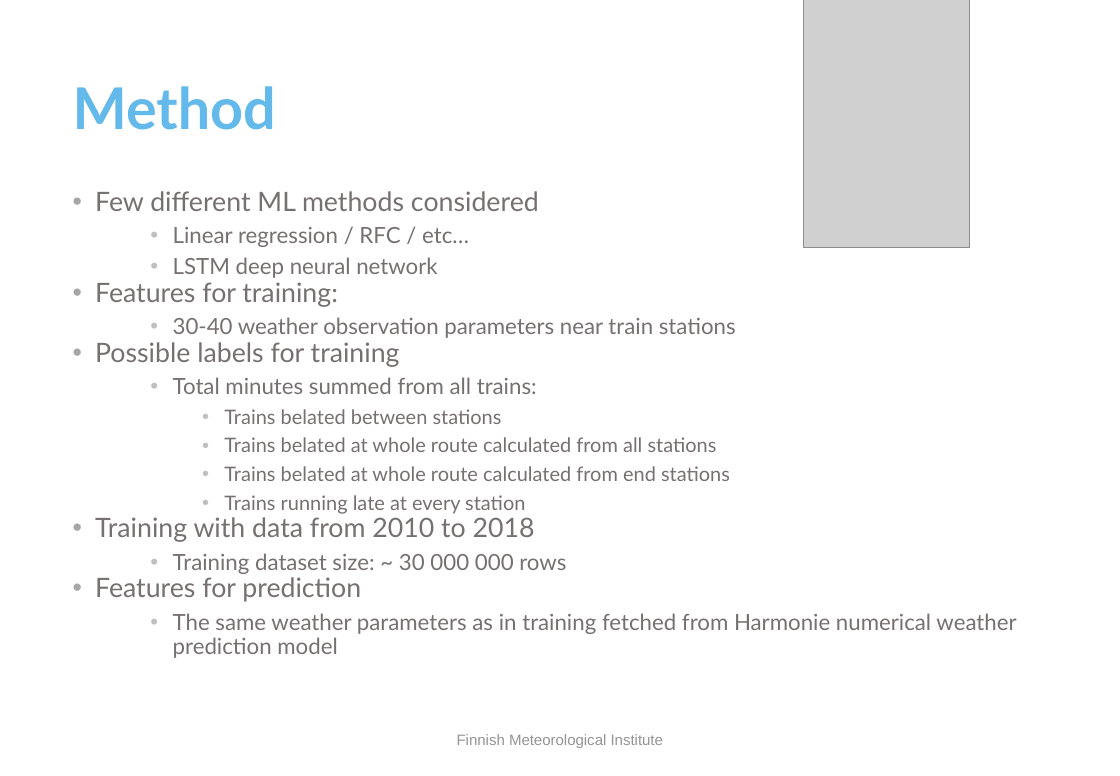
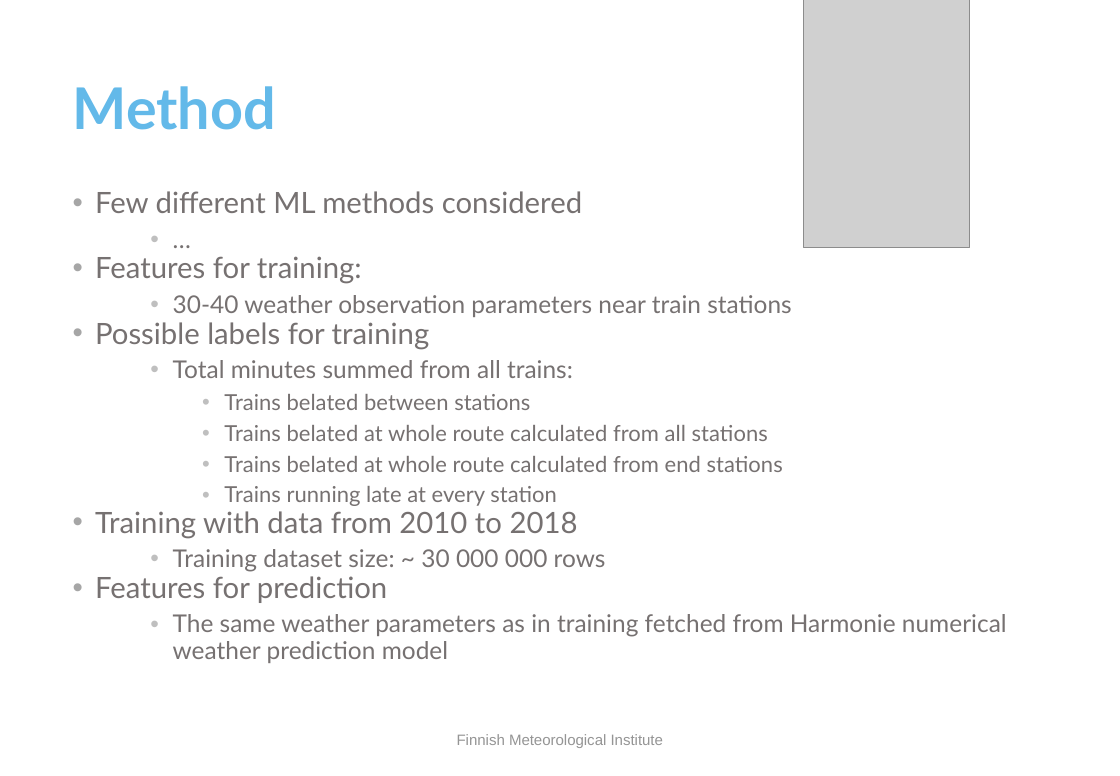
Before and after one commit to fmidev/trains, a slide deck: slide 3 of material/trains_technical.pptx. Drawn at 1120x776 pixels with LibreOffice and Linux fonts; fonts in the diff are those of the drawing; grey boxes stand for pictures; background and template pictures are left out. Boxes give left, top, right and bottom in pixels: in the first picture for what was removed or moved away, otherwise in the second. Text is boxed around its words. In the diff, an @@ line names an element or a change of style, - is before the commit and + after.

```diff
--- a/material/trains_technical.pptx
+++ b/material/trains_technical.pptx
@@ text at <box>95,191,1007,663</box>: size 18.6 to 20.4 pt in "Few different ML methods considered", "Features for training:", "Possible labels for training", "Training with data from 2010 to 2018" and 1 more places; size 15.5 to 17 pt in "30-40 weather observation parameters near train stations", "Total minutes summed from all trains:", "Training dataset size: ~ 30 000 000 ...", "The same weather parameters as in training ..."; size 13.9 to 15.3 pt in "Trains belated between stations", "Trains belated at whole route calculated from ...", "Trains belated at whole route calculated from ...", "Trains running late at every station" @@
@@ text at <box>173,227,469,278</box>: text changed; size 15.5 to 17 pt @@
-  • Linear regression / RFC / etc…
-  • LSTM deep neural network
+  • …
```
Also in this commit, not shown: 2 other files.
